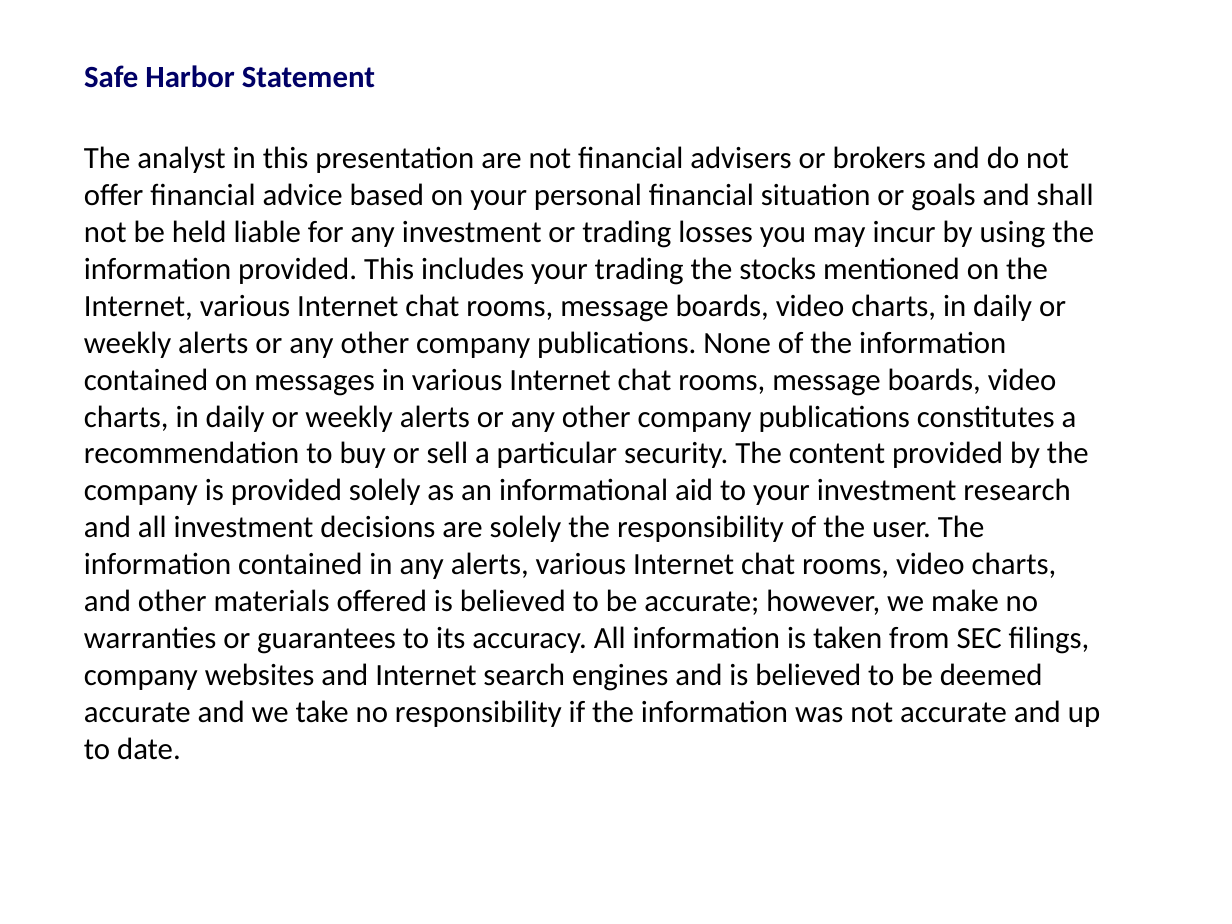
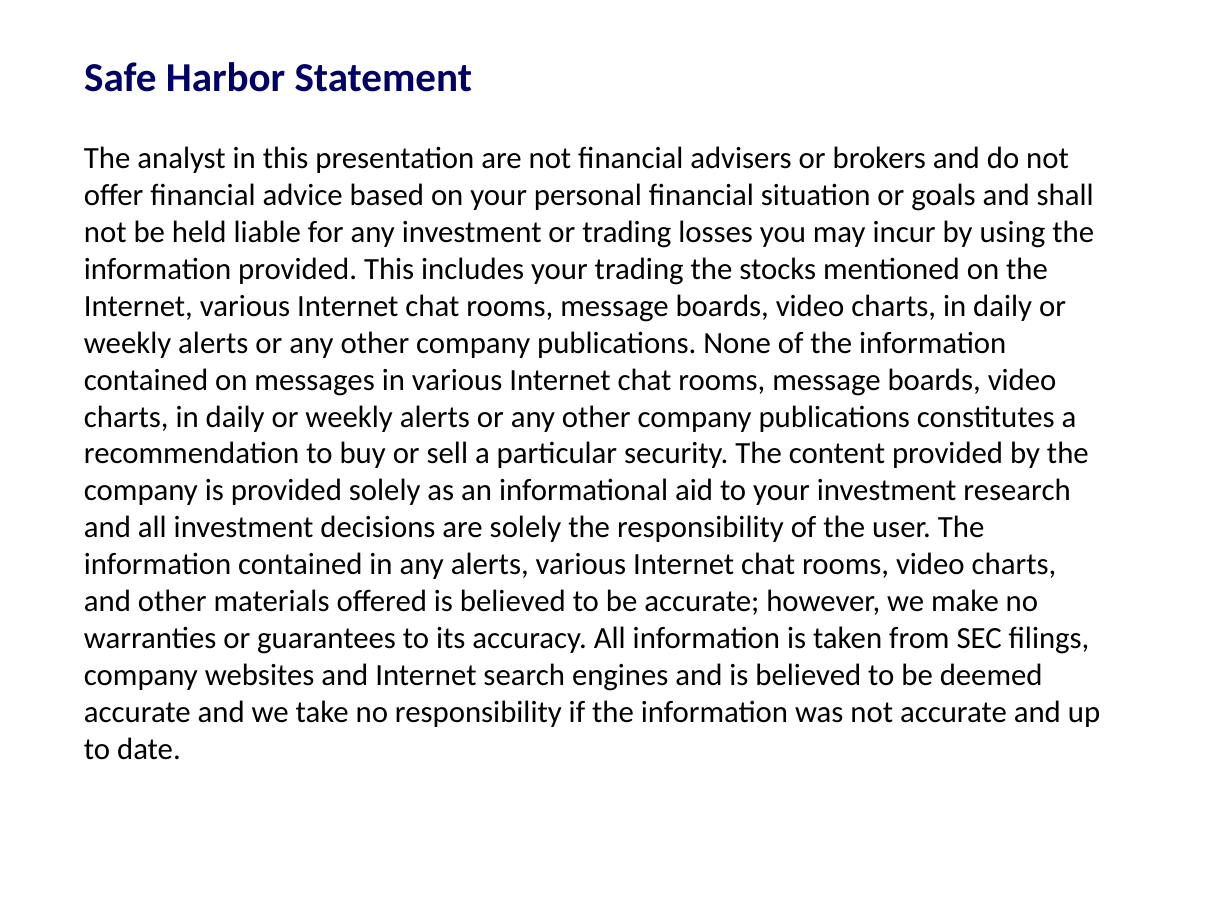
Before and after one commit to harshil753/Bounce_Back, a slide deck: slide 1 of Bounce_Back 24012018v1.pptx. Drawn at 1232x924 pixels with LibreOffice and Linux fonts; fonts in the diff are those of the drawing. Boxes give left, top, right and bottom in pixels: in the first picture for what was removed or moved away, otherwise in the second. Text is boxed around its words. In the diff, an @@ line names an element or a change of style, - is before the commit and + after.

```diff
--- a/Bounce_Back 24012018v1.pptx
+++ b/Bounce_Back 24012018v1.pptx
@@ title "Safe Harbor Statement" at [84,62,472,92]: size 18 to 24 pt @@
```
Also in this commit, not shown: 5 other slides changed, 1 slide added, 1 slide removed.
